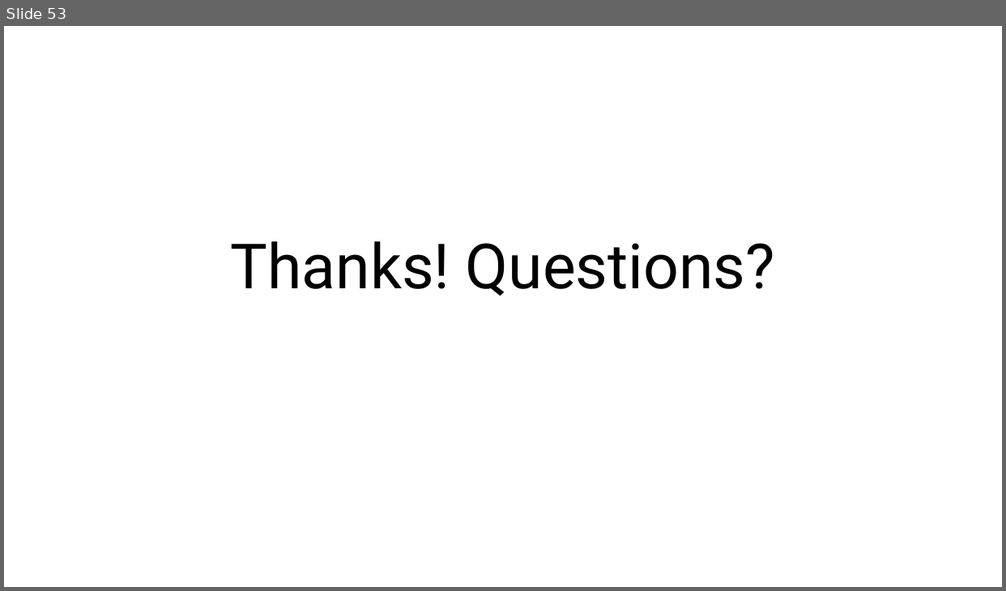
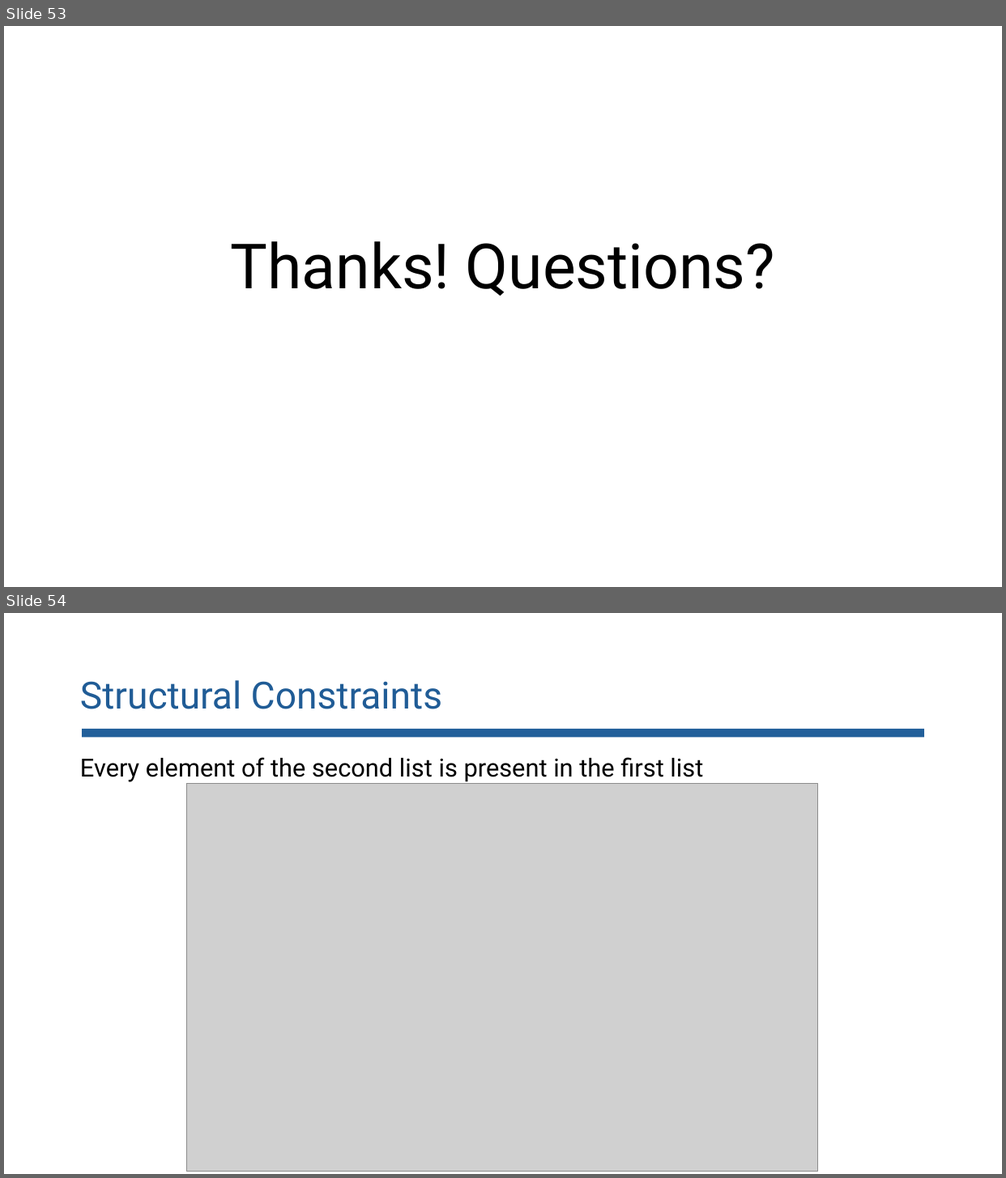
Before and after one commit to lorchrob/goblin_slides, a slide deck: goblin_slides.pptx. Shown one above the other, each under a label of ours: slide 53 before the commit, slides 53 and 54 after it. The pictures are 1006x591 and 1006x1178 pixels, drawn with LibreOffice and Linux fonts; fonts in the diff are those of the drawing; grey boxes stand for pictures. Boxes give left, top, right and bottom in pixels: in the first picture for what was removed or moved away, otherwise in the second. Text is boxed around its words. In the diff, an @@ line names an element or a change of style, - is before the commit and + after.

```diff
--- a/goblin_slides.pptx
+++ b/goblin_slides.pptx
@@ slide 54 added at (4,613,1002,1174), background #FFFFFF @@
@@ title added at (80,680,442,709), 36 pt, text #205C96 @@
+Structural Constraints
@@ rectangle added at (82,729,924,737), fill #215F9A @@
@@ text added at (80,757,703,782), 24 pt, text #000000 @@
+Every element of the second list is present in the first list
@@ picture added at (187,784,819,1171) @@
```
Also in this commit, not shown: 7 other slides added, 1 slide removed.
